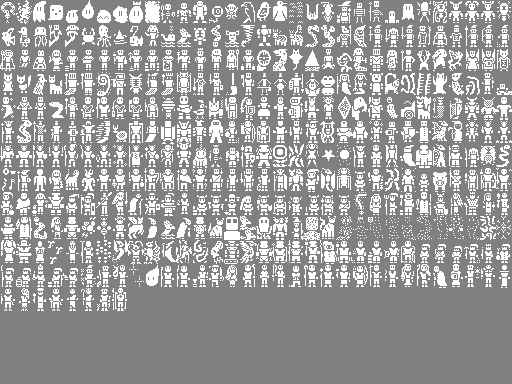
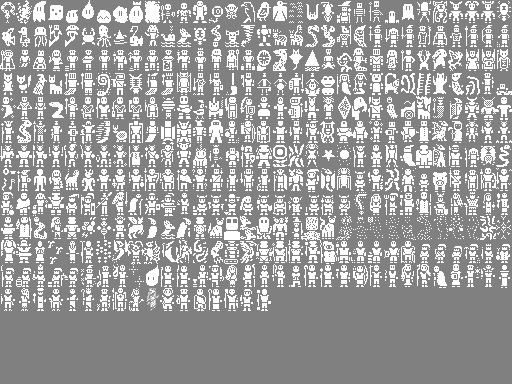
Layered file, before and after one edit (512 x 384). Changes by layer:
painted on "creature_sprites.png" over [129, 288, 271, 311]
